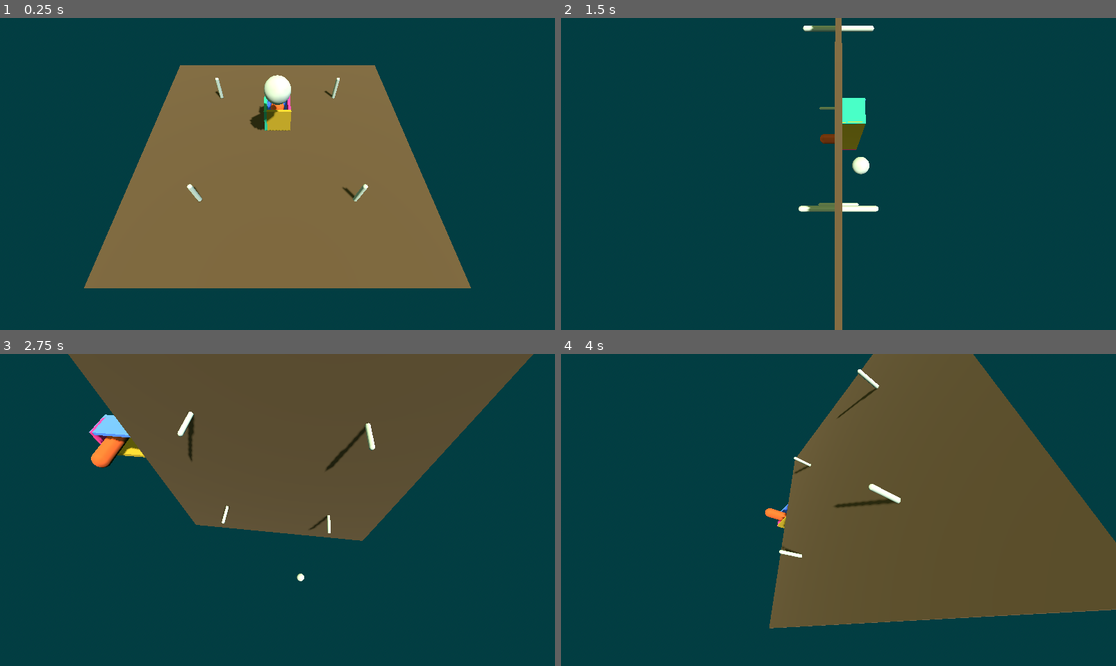
Above: before the commit, frames 1-4 (two rows, left to right).
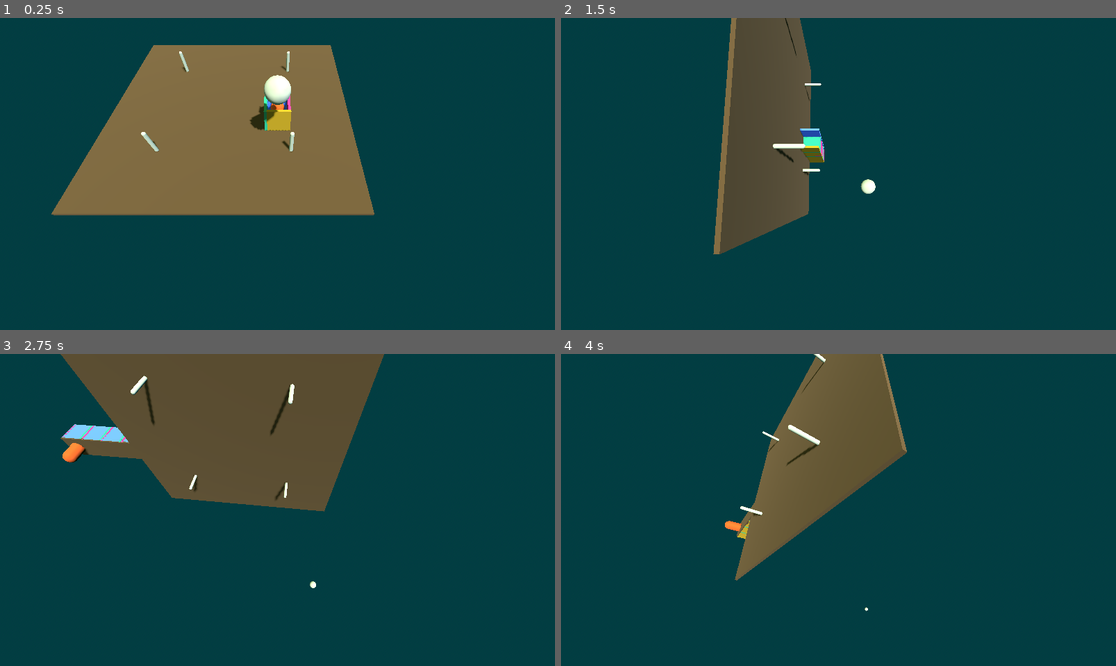
Above: after the commit, the same moments.

Repository: unblinky/gravity-guru
Game: Godot game, scene res://Main/Main.tscn
Same seed, same stepped clock (60 frames per second), same inputs: the game is played once before the commit and once after it.
Inputs:
- Up to frame 1 (0.25 s): no input
- Up to frame 2 (1.5 s): hold D (tilt_right) 0.53-1.28 s; hold S (tilt_back) from 1.28 s (still down)
- Up to frame 3 (2.75 s): release S (tilt_back) at 2.03 s; hold D (tilt_right) from 2.03 s (still down)
- Up to frame 4 (4 s): release D (tilt_right) at 2.78 s; hold W (tilt_forward) 2.78-3.53 s; hold A (tilt_left) from 3.53 s (still down)

The runs differ from the first frame. In frame 1, 27% of the frame differs, in the area x 9-85%, y 8-87%; in frame 2, 14%; in frame 3, 15%; in frame 4, 39%, in the area x 29-100%, y 0-88%.

Commit message:
Refactoring data structures. Offset is broken.

Diff:
--- a/Code/Maze/Maze.gd
+++ b/Code/Maze/Maze.gd
@@ -4,7 +4,10 @@
 const ROOM = preload("res://Room/Room.tscn")
 @onready var scout: MeshInstance3D = $Scout
 
+
 var breadcrumbs: Array[Room]
+var plots_visited: Array[Vector2i]
+var offset: Vector3
 
 func _ready() -> void:
 	generate(5, 5)
@@ -21,47 +24,41 @@
 
 
 # TODO: Refactor to Room?
-func oposite_direction(headed: Room.Direction) -> Room.Direction:
-	return Room.Direction.WEST
+func oposite_direction(headed: Wall.Direction) -> Wall.Direction:
+	return Wall.Direction.WEST
 
 
 func generate(columns: int, rows: int):
-	var x_offset: float = (columns - 1) / 2.0
-	var z_offset: float = (rows - 1) / 2.0
+	offset.x = (columns - 1) / 2.0
+	offset.z = (rows - 1) / 2.0
+	# FIXME: Double-check
+	position -= offset
 
 	#var rando_x = 2 # randi_range(0, columns - 1)
 	#var rando_z = 1 # randi_range(0, rows - 1)
-	var current_position: Vector2i = Vector2i(2, 1)
+	## Stores the 2D grid position.
+	var current_plot: Vector2i = Vector2i(2, 1)
+	var room: Room
 
 	# First Random Room
-	var room: Room = ROOM.instantiate()
-	room.position.x = current_position.x - x_offset
-	room.position.z = current_position.y - z_offset
-	add_child(room)
-	breadcrumbs.append(room)
-	scout.position = room.position
-
+	room = spawn_room(current_plot)
 
 	var total_rooms: int = 6
 	#var total_rooms: int = columns * rows
 
 	for r in total_rooms:
 		await get_tree().create_timer(0.4).timeout
+		print(plots_visited)
 
 		# TODO: Pick a direction.
 		# Testing East
-		var headed: Room.Direction = Room.Direction.EAST
+		var headed: Wall.Direction = Wall.Direction.EAST
 		room.remove_wall(headed)
 
 		# Next Room
-		room = ROOM.instantiate()
-		room.position.x = current_position.x + doit().x - x_offset
-		room.position.z = current_position.y + doit().y - z_offset
-		add_child(room)
-
+		current_plot += find_valid_plot()
+		spawn_room(current_plot)
 		room.remove_wall(oposite_direction(headed))
-		breadcrumbs.append(room)
-		scout.position = room.position
 
 		#match next_direction:
 			#Vector2i.LEFT:
@@ -73,8 +70,22 @@
 			#Vector2i.DOWN:
 				#room.remove_wall(Room.Direction.BACK)
 
-		current_position += doit()
 
 
-func doit():
+
+func spawn_room(plot: Vector2i) -> Room:
+	var room: Room = ROOM.instantiate()
+	room.position.x = plot.x
+	room.position.z = plot.y
+	add_child(room)
+
+	breadcrumbs.append(room)
+	plots_visited.append(plot)
+	scout.position = room.position
+	return room
+
+
+# Validate a new plot.
+# TODO:
+func find_valid_plot() -> Vector2i:
 	return Vector2i.RIGHT
--- a/Code/Maze/Maze.tscn
+++ b/Code/Maze/Maze.tscn
@@ -1,6 +1,15 @@
 [gd_scene format=3 uid="uid://cvkd56cc3u2qh"]
 
 [ext_resource type="Script" uid="uid://bwh03kuxx8itt" path="res://Maze/Maze.gd" id="1_d5g1r"]
+
+[sub_resource type="CapsuleMesh" id="CapsuleMesh_d5g1r"]
+radius = 0.071
+
+[sub_resource type="StandardMaterial3D" id="StandardMaterial3D_d5g1r"]
+albedo_color = Color(0.66896814, 0.26285085, 0.101213776, 1)
+
+[sub_resource type="CapsuleMesh" id="CapsuleMesh_15p2h"]
+radius = 0.267
 
 [sub_resource type="BoxShape3D" id="BoxShape3D_r14sl"]
 size = Vector3(10, 0.1, 10)
@@ -11,26 +20,8 @@
 [sub_resource type="BoxMesh" id="BoxMesh_d5g1r"]
 size = Vector3(10, 0.1, 10)
 
-[sub_resource type="CapsuleMesh" id="CapsuleMesh_d5g1r"]
-radius = 0.071
-
-[sub_resource type="StandardMaterial3D" id="StandardMaterial3D_d5g1r"]
-albedo_color = Color(0.66896814, 0.26285085, 0.101213776, 1)
-
-[sub_resource type="CapsuleMesh" id="CapsuleMesh_15p2h"]
-radius = 0.267
-
 [node name="Maze" type="Node3D" unique_id=1318115514]
 script = ExtResource("1_d5g1r")
-
-[node name="Floor" type="StaticBody3D" parent="." unique_id=503678041]
-
-[node name="CollisionShape3D" type="CollisionShape3D" parent="Floor" unique_id=242474430]
-shape = SubResource("BoxShape3D_r14sl")
-
-[node name="Graphics" type="MeshInstance3D" parent="Floor" unique_id=603071914]
-material_override = SubResource("StandardMaterial3D_r14sl")
-mesh = SubResource("BoxMesh_d5g1r")
 
 [node name="MeshInstance3D" type="MeshInstance3D" parent="." unique_id=483340067]
 transform = Transform3D(1, 0, 0, 0, 1, 0, 0, 0, 1, -2.5, 0, -2.5)
@@ -52,3 +43,12 @@
 transform = Transform3D(1, 0, 0, 0, 1, 0, 0, 0, 1, 0, -0.65541935, 0)
 material_override = SubResource("StandardMaterial3D_d5g1r")
 mesh = SubResource("CapsuleMesh_15p2h")
+
+[node name="Floor" type="StaticBody3D" parent="." unique_id=577226989]
+
+[node name="CollisionShape3D" type="CollisionShape3D" parent="Floor" unique_id=1979417370]
+shape = SubResource("BoxShape3D_r14sl")
+
+[node name="Graphics" type="MeshInstance3D" parent="Floor" unique_id=53087884]
+material_override = SubResource("StandardMaterial3D_r14sl")
+mesh = SubResource("BoxMesh_d5g1r")
--- a/Code/Room/Room.gd
+++ b/Code/Room/Room.gd
@@ -1,12 +1,5 @@
 extends Node3D
 class_name Room
-
-enum Direction {
-	NORTH,
-	EAST,
-	SOUTH,
-	WEST
-}
 
 @onready var north_wall: Wall = $NorthWall
 @onready var east_wall: Wall = $EastWall
@@ -15,6 +8,7 @@
 
 # List of our orginal walls.
 var walls: Array[Wall]
+var plot: Vector2i
 
 # TODO: Wall logic & bounds.
 
@@ -49,17 +43,17 @@
 #
 #
 ## Hide, dissable a wall.
-func remove_wall(direction: Direction):
+func remove_wall(direction: Wall.Direction):
 	match direction:
-		Direction.NORTH:
+		Wall.Direction.NORTH:
 			north_wall.disable()
 			walls.erase(north_wall)
-		Direction.EAST:
+		Wall.Direction.EAST:
 			east_wall.disable()
 			walls.erase(east_wall)
-		Direction.SOUTH:
+		Wall.Direction.SOUTH:
 			south_wall.disable()
 			walls.erase(south_wall)
-		Direction.WEST:
+		Wall.Direction.WEST:
 			west_wall.disable()
 			walls.erase(west_wall)
--- a/Code/Room/Room.tscn
+++ b/Code/Room/Room.tscn
@@ -6,6 +6,15 @@
 [ext_resource type="Material" uid="uid://bcdlko2i0m78g" path="res://Wall/assets/east.tres" id="4_2qh2i"]
 [ext_resource type="Material" uid="uid://bdxtpkhc2ngt0" path="res://Wall/assets/south.tres" id="5_6mart"]
 [ext_resource type="Material" uid="uid://dgg5dms2ws52y" path="res://Wall/assets/west.tres" id="6_xiqp0"]
+
+[sub_resource type="BoxShape3D" id="BoxShape3D_soc6w"]
+size = Vector3(1, 0.1, 1)
+
+[sub_resource type="StandardMaterial3D" id="StandardMaterial3D_2qh2i"]
+albedo_color = Color(0.26311713, 0.19222006, 0.13279814, 1)
+
+[sub_resource type="BoxMesh" id="BoxMesh_6mart"]
+size = Vector3(1, 0.1, 1)
 
 [node name="Room" type="Node3D" unique_id=12264061]
 script = ExtResource("1_fn5ws")
@@ -25,3 +34,12 @@
 [node name="WestWall" parent="." unique_id=1785803726 instance=ExtResource("1_63o6j")]
 transform = Transform3D(-4.371139e-08, 0, -1, 0, 1, 0, 1, 0, -4.371139e-08, -0.45, 0, 0)
 material = ExtResource("6_xiqp0")
+
+[node name="Floor" type="StaticBody3D" parent="." unique_id=1707966450]
+
+[node name="CollisionShape3D" type="CollisionShape3D" parent="Floor" unique_id=1837571207]
+shape = SubResource("BoxShape3D_soc6w")
+
+[node name="Graphics" type="MeshInstance3D" parent="Floor" unique_id=109108395]
+material_override = SubResource("StandardMaterial3D_2qh2i")
+mesh = SubResource("BoxMesh_6mart")
--- a/Code/Wall/Wall.gd
+++ b/Code/Wall/Wall.gd
@@ -1,5 +1,12 @@
 extends StaticBody3D
 class_name Wall
+
+enum Direction {
+	NORTH,
+	EAST,
+	SOUTH,
+	WEST
+}
 
 @onready var collider: CollisionShape3D = $Collider
 @onready var graphics: MeshInstance3D = $Graphics
Not shown, changed: Docs/GDD.blend
